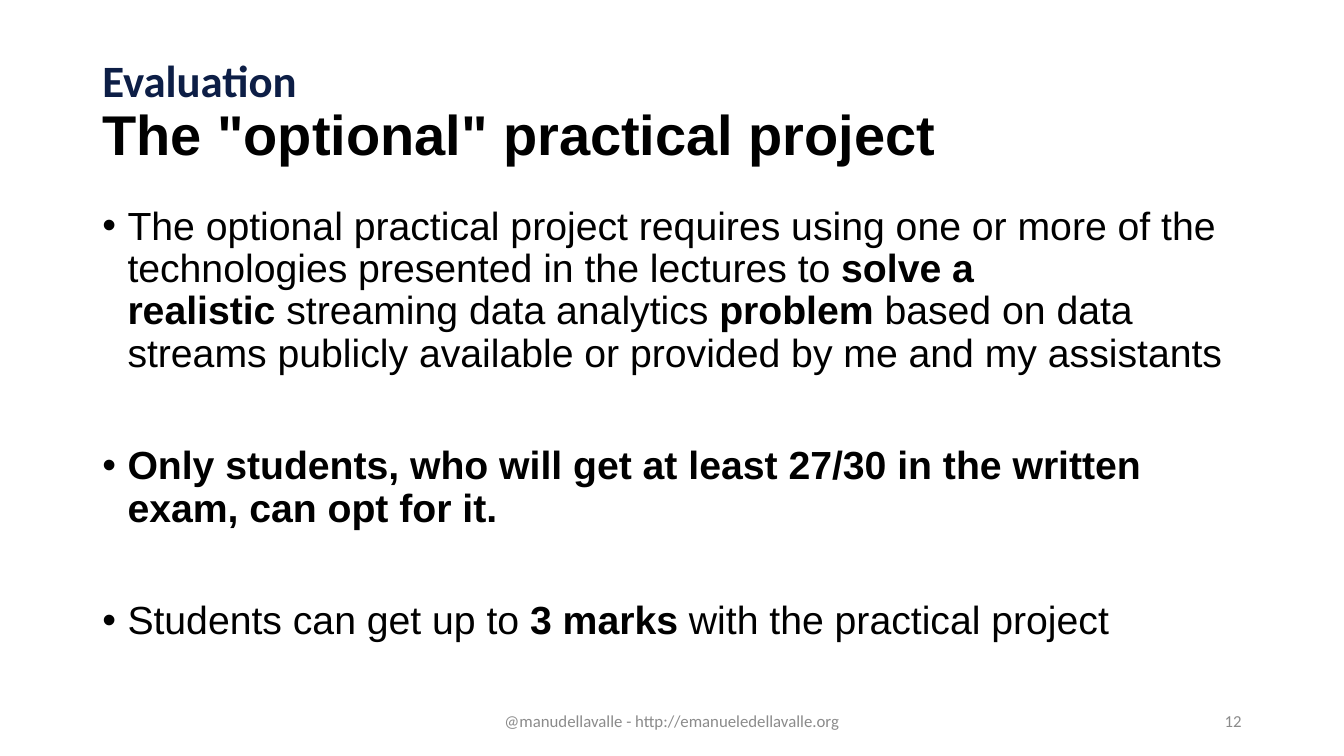
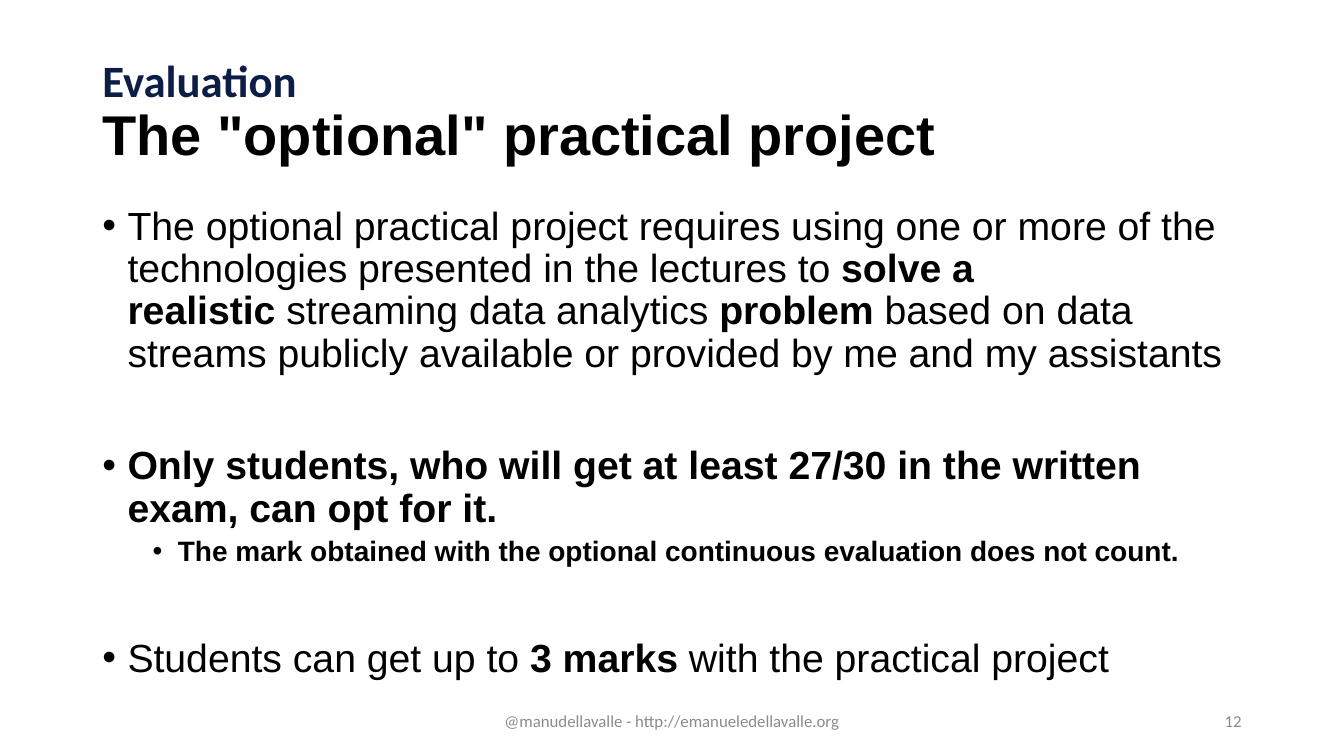
Before and after one commit to eugeniovaretti/streaming-data-analytics, a slide deck: slide 12 of lectures/00a_admin/00a_admin.pptx. Drawn at 1344x756 pixels with LibreOffice and Linux fonts; fonts in the diff are those of the drawing; background and template pictures are left out. Boxes give left, top, right and bottom in pixels: in the first picture for what was removed or moved away, otherwise in the second. Text is boxed around its words. In the diff, an @@ line names an element or a change of style, - is before the commit and + after.

```diff
--- a/lectures/00a_admin/00a_admin.pptx
+++ b/lectures/00a_admin/00a_admin.pptx
@@ text at <box>178,540,1179,566</box>: paragraph added @@
+  • The mark obtained with the optional continuous evaluation does not count.
```
Also in this commit, not shown: 4 other slides changed.
